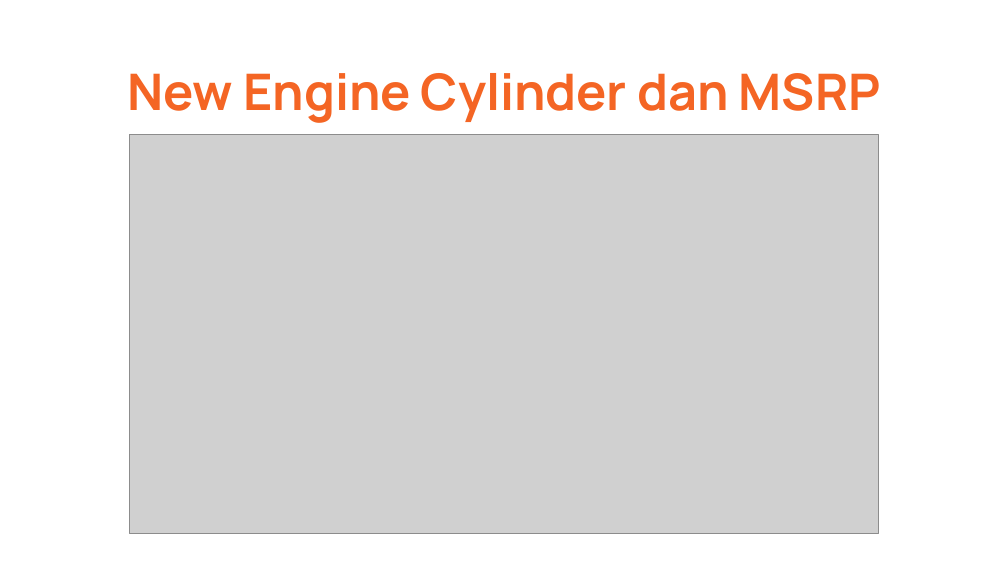
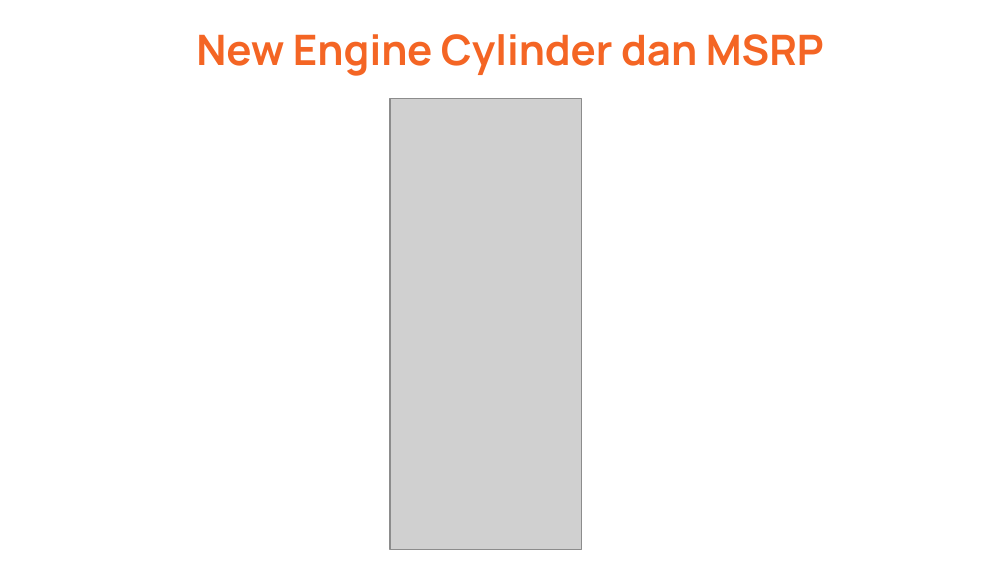
Before and after one commit to vierifath/TugasKK_B_Kelompok2, a slide deck: slide 15 of TugasMingguKe-4/decisiontree.ppt.pptx (slide 16 before the commit). Drawn at 1008x567 pixels with LibreOffice and Linux fonts; fonts in the diff are those of the drawing; grey boxes stand for pictures. Boxes give left, top, right and bottom in pixels: in the first picture for what was removed or moved away, otherwise in the second. Text is boxed around its words. In the diff, an @@ line names an element or a change of style, - is before the commit and + after.

```diff
--- a/TugasMingguKe-4/decisiontree.ppt.pptx
+++ b/TugasMingguKe-4/decisiontree.ppt.pptx
@@ title "New Engine Cylinder dan MSRP": place and size @@
-title "New Engine Cylinder dan MSRP" at [127,73,881,123]
+title "New Engine Cylinder dan MSRP" at [196,34,824,76]
@@ title "New Engine Cylinder dan MSRP" at [196,34,824,76]: size 36 to 30 pt @@
@@ picture added at [390,98,582,549] @@
@@ picture removed at [129,135,878,533] @@
```
Also in this commit, not shown: 18 other slides changed, 1 slide added, 6 slides removed.
